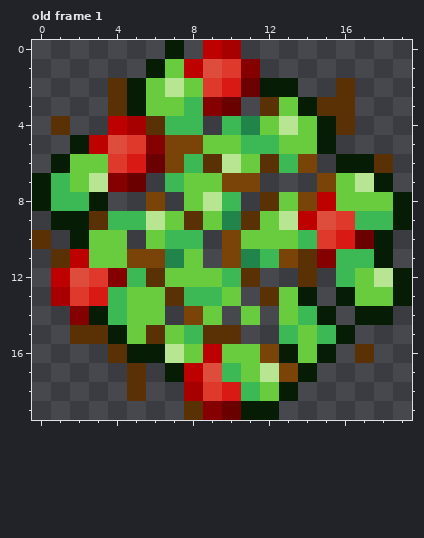
Pixel-art file: src/images/entities/berry-bush.ase. The picture above was drawn from the file before the commit.
20x20 pixels, 1 frame. Shown: old frame 1. The commit also changed other frames, which this record leaves out.
The result:
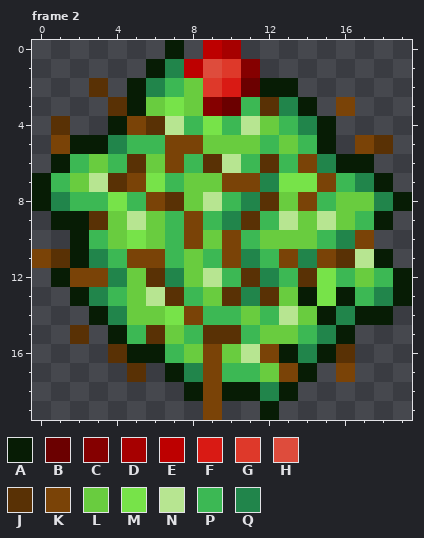
Palette (. is transparent): A #071c05  B #6b0000  C #850000  D #a60000  E #bd0000  F #d91a14  G #de392a  H #de4c3c  J #593105  K #7a4307  L #69cc3f  M #77e349  N #b7e591  P #3cb854  Q #21854b
A new or re-ordered frame is compared with the old frame closest to it.
The author wrote: Make berry bushes drop berries on hit
Difference:
frames 1 -> 6
Changed rows in their new state; - is an unchanged pixel.
Frame 2 is new; against old frame 1:
first column x 0:
 1 -------Q------------
 2 ---J.-QP--------.---
 3 -------ML--P-Q-.K---
 4 ----AK-N-M-N-PQ-.---
 5 -K-AQPP----L--P--KJ-
 6 --P-PJL----P---Q--.-
 7 ----JKM-----QMM-PQ--
 8 -Q-PMP-J---Q---P--Q-
 9 ----LNLPKP--P-LNL-A.
10 .--P-M--KL-P--LPQK.-
11 K-AQP--P-P----QKJN--
12 -AKKQL-Q-N--QP-M--P-
13 -.AQ--N--LJQ---M-PQ-
14 --.-Q--M-PP-PNL-Q---
15 ---.-P-----PLLPQ----
16 -------P-K-N--Q-J.--
17 --------QK-PL---K---
18 -----.--AKAAQ-------
19 --------.K..--------
Boxes around the changes in both pictures, in picture pixels (x1, y1, x2, y2):
changed: (32, 59, 412, 420)
